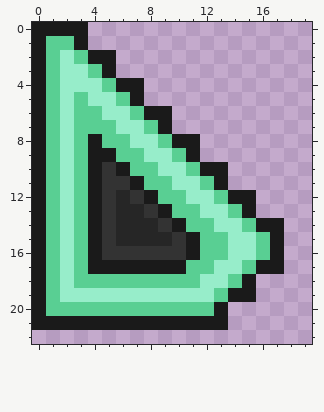
Pixel-art sprite -- DapperSunsProject/Assets/Textures/BoopItCursor.png. The picture above was drawn from the file before the commit.
The file is 32x32 pixels. Shown: x 0..19, y 0..22.
Once edited:
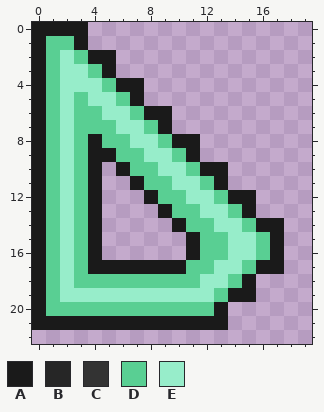
Palette (. is transparent): A #1a1a1a  B #262626  C #333333  D #59cf93  E #97edca
The edit:
Changed rows in their new state; - is an unchanged pixel.
first column x 5:
10 .-----
11 ..----
12 ...---
13 ....--
14 .....-
15 ......
16 ......
Pixel boxes of the changes (left, top, right, bottom) in both pictures:
erased: (102, 162, 186, 260)
